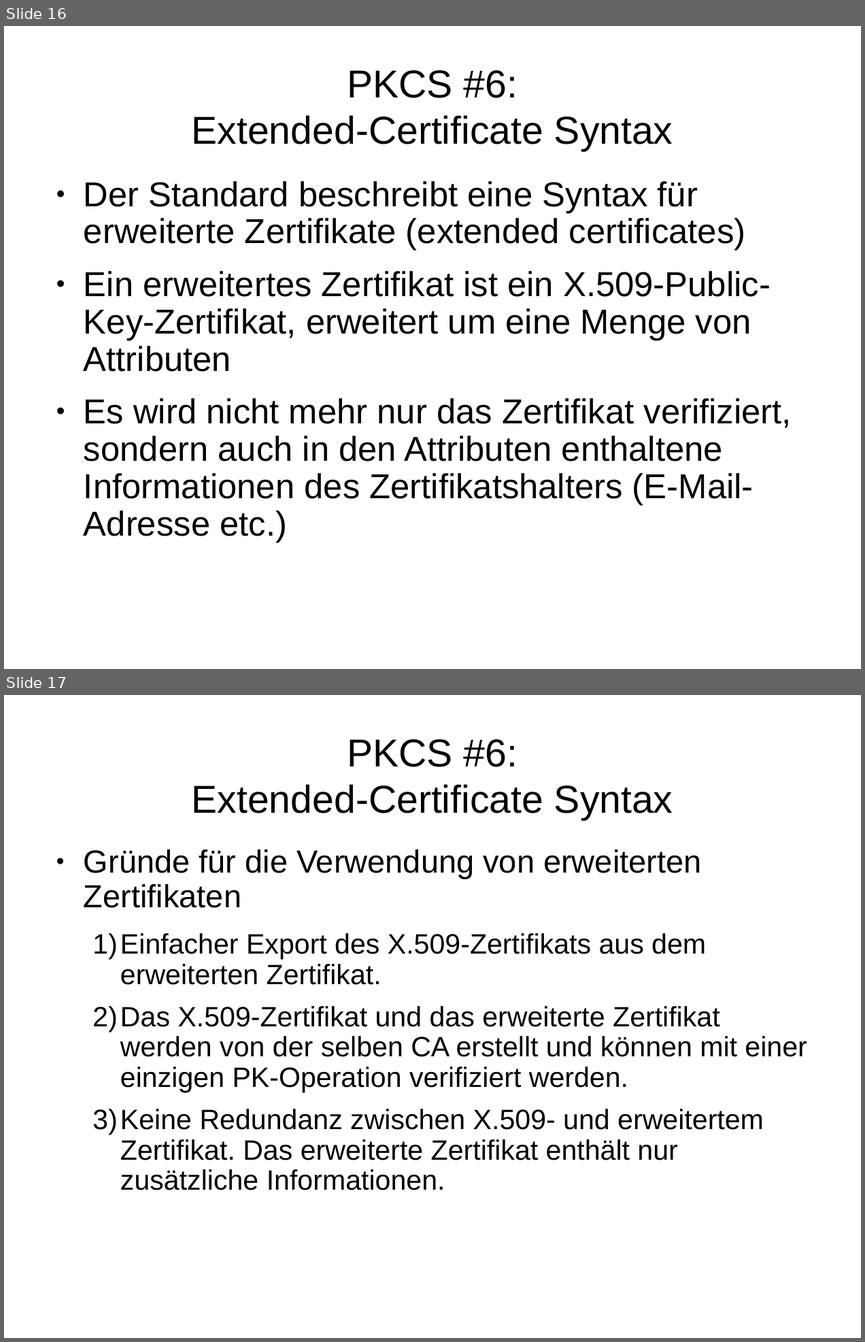
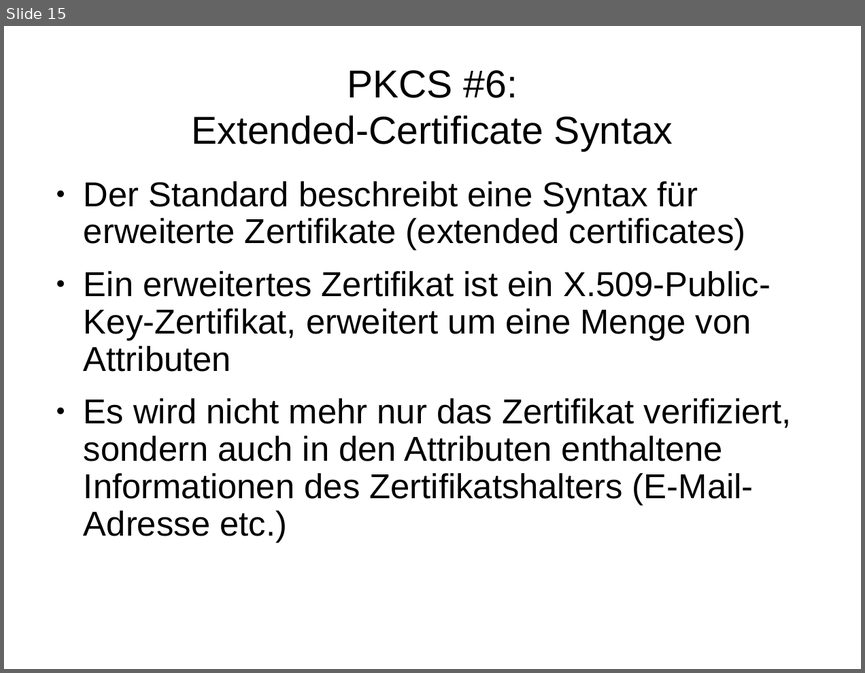
Before and after one commit to FFHS-Inf-2010-students/sa-krypt, a slide deck: pres/praesentation_0.2.odp. Shown one above the other, each under a label of ours: slides 16 and 17 before the commit, slide 15 after it. The pictures are 865x1342 and 865x673 pixels, drawn with LibreOffice and Linux fonts; fonts in the diff are those of the drawing. Boxes give left, top, right and bottom in pixels: in the first picture for what was removed or moved away, otherwise in the second. Text is boxed around its words. In the diff, an @@ line names an element or a change of style, - is before the commit and + after.

Commit message:
PKCS 6, 10 und 11 gekürzt
Habe meine Themen (6, 10, 11) auf je 4 Slides pro Thema gekürzt.

```diff
--- a/pres/praesentation_0.2.odp
+++ b/pres/praesentation_0.2.odp
@@ slide 17 removed at (4, 695, 861, 1338), background #FFFFFF @@
@@ title removed at (192, 739, 673, 820) @@
-PKCS #6:
-Extended-Certificate Syntax
@@ text removed at (84, 849, 806, 1190) @@
-● Gründe für die Verwendung von erweiterten Zertifikaten
-  1) Einfacher Export des X.509-Zertifikats aus dem erweiterten Zertifikat.
-  2) Das X.509-Zertifikat und das erweiterte Zertifikat werden von der selben CA erstellt und können mit einer einzigen PK-Operation verifiziert werden.
-  3) Keine Redundanz zwischen X.509- und erweitertem Zertifikat. Das erweiterte Zertifikat enthält nur zusätzliche Informationen.
@@ what was slide 16 is now slide 15 @@
```
Also in this commit, not shown: 43 other slides changed, 10 other slides removed.
